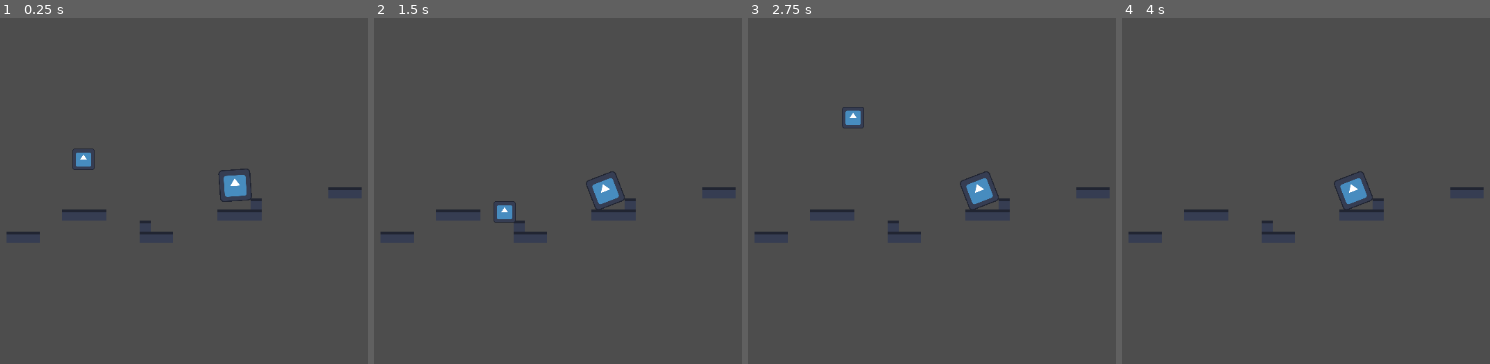
Above: before the commit, frames 1-4 (left to right).
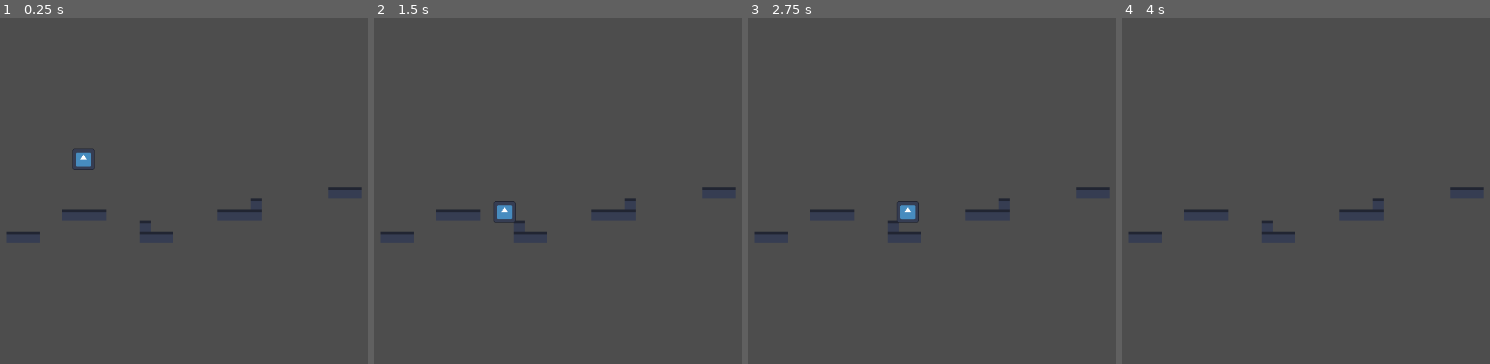
Above: after the commit, the same moments.

Repository: DamianGiannaccini/Hello-World-CUHackit
Game: Godot game, scene res://Main.tscn
Two runs of this game, one before a commit and one after it. Both use one fixed random seed, a clock stepped at 60 frames per second and the inputs below. The engine's default icon, where the game draws it, is replaced by a stand-in: a white triangle on a blue panel in a dark square.
Inputs:
- Up to frame 1 (0.25 s): no input
- Up to frame 2 (1.5 s): tap Enter (Enter) at 0.5, 0.6 s; hold D (Right) from 0.53 s (still down); tap W (Jump) at 0.77 s; tap Tab (InputBar) at 0.8, 1.35 s; tap Space at 1.25 s
- Up to frame 3 (2.75 s): tap W (Jump) at 1.52 s; tap Enter (Enter) at 1.55 s; release D (Right) at 2.03 s; hold A (Left) from 2.03 s (still down); tap S (Crouch) at 2.1 s; tap Tab (InputBar) at 2.3 s
- Up to frame 4 (4 s): release A (Left) at 2.78 s; hold D (Right) from 2.78 s (still down); tap Enter (Enter) at 2.85, 3.5 s; tap W (Jump) at 3.02, 3.77 s; tap Tab (InputBar) at 3.6 s

The runs differ from the first frame. In frame 1, 0.5% of the frame differs, in the area x 59-69%, y 43-54%; in frame 2, 0.5%; in frame 3, 1.0%, in the area x 25-69%, y 25-60%; in frame 4, 0.5%.

Commit message:
User Attack Input (WIP)

Diff:
--- a/cu-hackit-hello-world/Main.tscn
+++ b/cu-hackit-hello-world/Main.tscn
@@ -3,8 +3,6 @@
 [ext_resource type="Script" uid="uid://ccp7g40tfb3i" path="res://Camera.gd" id="1_uu6xs"]
 [ext_resource type="Texture2D" uid="uid://bdsucn8y8bau5" path="res://icon.svg" id="2_r0du0"]
 [ext_resource type="PackedScene" uid="uid://b5nxf7a0gsuy5" path="res://player.tscn" id="3_r0du0"]
-
-[sub_resource type="RectangleShape2D" id="RectangleShape2D_uu6xs"]
 
 [sub_resource type="TileSetAtlasSource" id="TileSetAtlasSource_cm0pq"]
 texture = ExtResource("2_r0du0")
@@ -80,25 +78,14 @@
 
 [node name="Node2D" type="Node2D" unique_id=1225086017]
 
-[node name="RigidBody2D" type="RigidBody2D" parent="." unique_id=493499546]
-position = Vector2(347, -93)
-
-[node name="CollisionShape2D" type="CollisionShape2D" parent="RigidBody2D" unique_id=752684679]
-scale = Vector2(2.3260965, 2.039643)
-shape = SubResource("RectangleShape2D_uu6xs")
-
-[node name="Sprite2D" type="Sprite2D" parent="RigidBody2D" unique_id=2046205973]
-scale = Vector2(0.3600006, 0.3600006)
-texture = ExtResource("2_r0du0")
-
 [node name="Camera2D" type="Camera2D" parent="." unique_id=534792150 node_paths=PackedStringArray("target")]
 script = ExtResource("1_uu6xs")
-target = NodePath("../Node2D")
+target = NodePath("../Player")
 
 [node name="TileMapLayer" type="TileMapLayer" parent="." unique_id=1769999956]
 tile_map_data = PackedByteArray("AAABAAAAAAABAAAAAAACAAAAAAABAAAAAAADAAAAAAABAAAAAAAGAP7/AAABAAAAAAAHAP7/AAABAAAAAAAIAP …(224 unchanged characters)…
 tile_set = SubResource("TileSet_fos0i")
 
-[node name="Node2D" parent="." unique_id=1730243485 instance=ExtResource("3_r0du0")]
+[node name="Player" parent="." unique_id=1730243485 instance=ExtResource("3_r0du0")]
 position = Vector2(127, -133)
 scale = Vector2(0.24906938, 0.24525562)
--- a/cu-hackit-hello-world/UI.tscn
+++ b/cu-hackit-hello-world/UI.tscn
@@ -10,8 +10,9 @@
 grow_horizontal = 2
 grow_vertical = 2
 script = ExtResource("1_b3bc3")
+question_list = Array[Array]([["What kind of bear is best?\\nA: Black\\tB: Brown", "A"], ["Q2", "B"], ["Q3", "C"], ["Q4", "D"], ["Q5", "E"]])
 
-[node name="TextEdit" type="TextEdit" parent="." unique_id=1640274861]
+[node name="TextInput" type="TextEdit" parent="." unique_id=1640274861]
 visible = false
 custom_minimum_size = Vector2(250, 50)
 layout_mode = 1
@@ -26,3 +27,18 @@
 offset_bottom = -48.0
 grow_horizontal = 2
 grow_vertical = 0
+
+[node name="QuestionLabel" type="Label" parent="." unique_id=1911161703]
+visible = false
+layout_mode = 1
+anchors_preset = 3
+anchor_left = 1.0
+anchor_top = 1.0
+anchor_right = 1.0
+anchor_bottom = 1.0
+offset_left = -252.0
+offset_top = -148.0
+offset_right = -52.0
+offset_bottom = -48.0
+grow_horizontal = 0
+grow_vertical = 0
--- a/cu-hackit-hello-world/UIController.gd
+++ b/cu-hackit-hello-world/UIController.gd
@@ -1,27 +1,30 @@
 extends Control
 
-
+@export var question_list : Array[Array]
 
 
 func on_text_entered() -> void:
-	var text : String = $TextEdit.get_line(0)
+	var text : String = $TextInput.get_line(0)
 	text = text.strip_edges()
 
 	if text.nocasecmp_to("Attack()") == 0:
-		print("Attack")
+		prompt_question(0)
 	elif text.nocasecmp_to("Crouch()") == 0:
 		print("Crouch")
 	elif text.nocasecmp_to("Block()") == 0:
 		print("Block")
 
-	$TextEdit.text = ""
+	$TextInput.text = ""
 
+func prompt_question(index : int):
+	$QuestionLabel.text = question_list[index][0]
+	$QuestionLabel.visible = true
 
 func _process(delta: float) -> void:
 	if Input.is_action_just_pressed("Enter"):
 		on_text_entered()
 	elif(Input.is_action_just_pressed("InputBar")):
-		if $TextEdit.visible:
-			$TextEdit.visible = false
+		if $TextInput.visible:
+			$TextInput.visible = false
 		else:
-			$TextEdit.visible = true
+			$TextInput.visible = true
--- a/cu-hackit-hello-world/player.tscn
+++ b/cu-hackit-hello-world/player.tscn
@@ -11,6 +11,7 @@
 
 [node name="Character" type="CharacterBody2D" parent="." unique_id=2026999712]
 script = ExtResource("1_onrkg")
+JUMP_VELOCITY = -400.0
 
 [node name="CollisionShape2D" type="CollisionShape2D" parent="Character" unique_id=341407007]
 shape = SubResource("CapsuleShape2D_onrkg")
